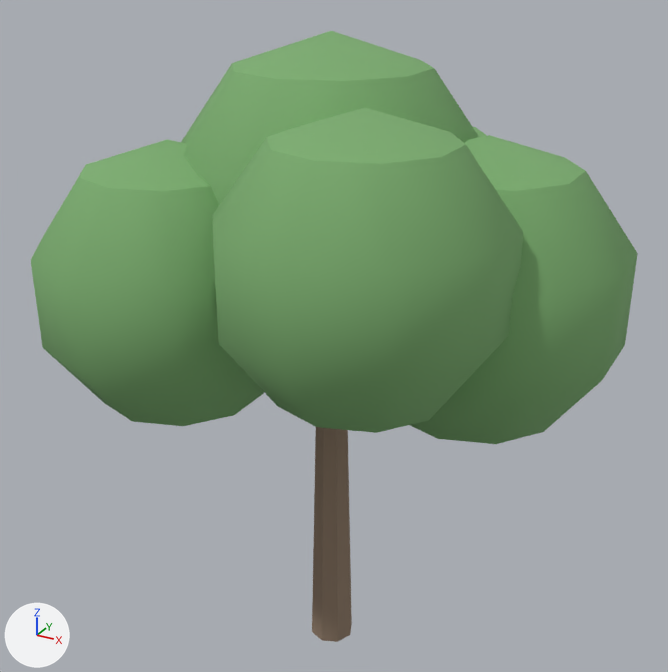
The glTF model modules/assets/internal/models/landscape/landscape.tree.oak_large.glb: old version first, new version second.
Both versions are drawn from a camera (50 mm lens) standing at (9.53, -17.21, 17.17) and looking at (-0.02, 0.15, 8.49). The axes (+X, +Y, +Z) are drawn at lower left. The lights are the same throughout. The first picture is the older version.

In view in the first picture: 'main__bark', 'main__foliage'.
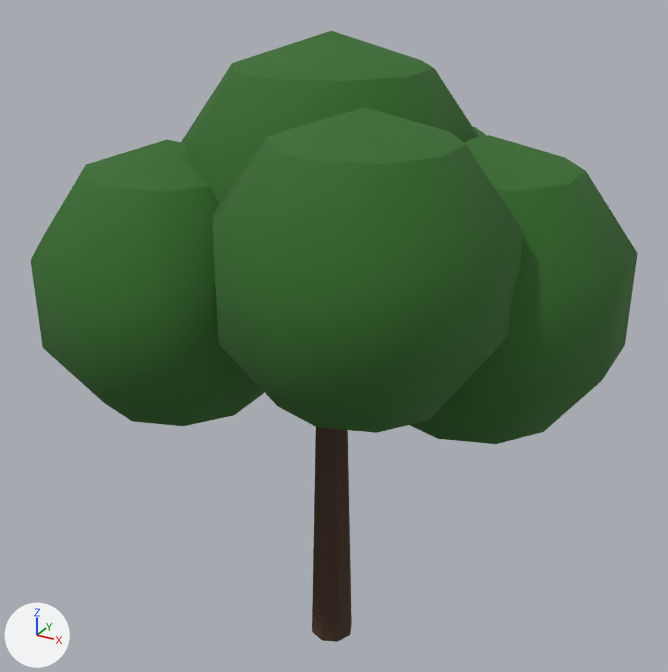
Changed parts and their boxes (x1, y1, x2, y2) in the pictures (668 x 672 px):
'main__foliage', recoloured (green to dark green)
    both: (31, 31, 638, 444)
'main__bark', recoloured (darker)
    both: (312, 427, 352, 642)

Diff of the bpy script that builds the scene:
```diff
--- a/modules/assets/internal/models/landscape/landscape.tree.oak_large.glb.py
+++ b/modules/assets/internal/models/landscape/landscape.tree.oak_large.glb.py
@@ mat_bark @@
 mat_bark = principled_material('bark')
-mat_bark.base_color = (0.28, 0.2, 0.14)  # brown #907c69
+mat_bark.base_color = (0.0637, 0.0331, 0.0174)  # brown #473324
 mat_bark.roughness = 0.95
@@ mat_foliage @@
 mat_foliage = principled_material('foliage')
-mat_foliage.base_color = (0.2, 0.42, 0.16)  # green #7cad6f
+mat_foliage.base_color = (0.0331, 0.147, 0.022)  # dark green #336b29
 mat_foliage.roughness = 0.9
```
